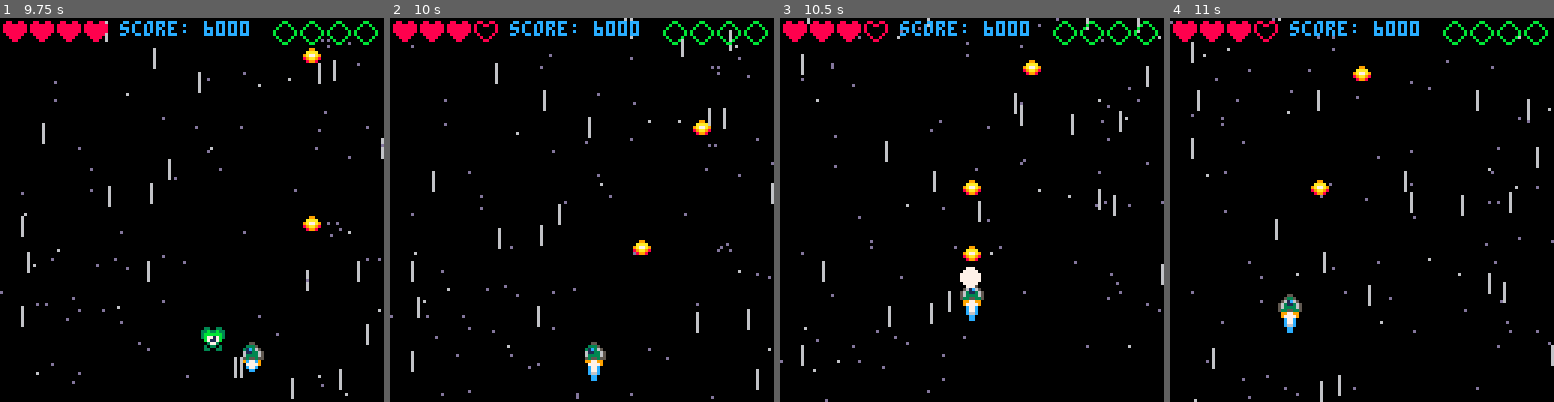
Above: before the commit, frames 1-4 (left to right).
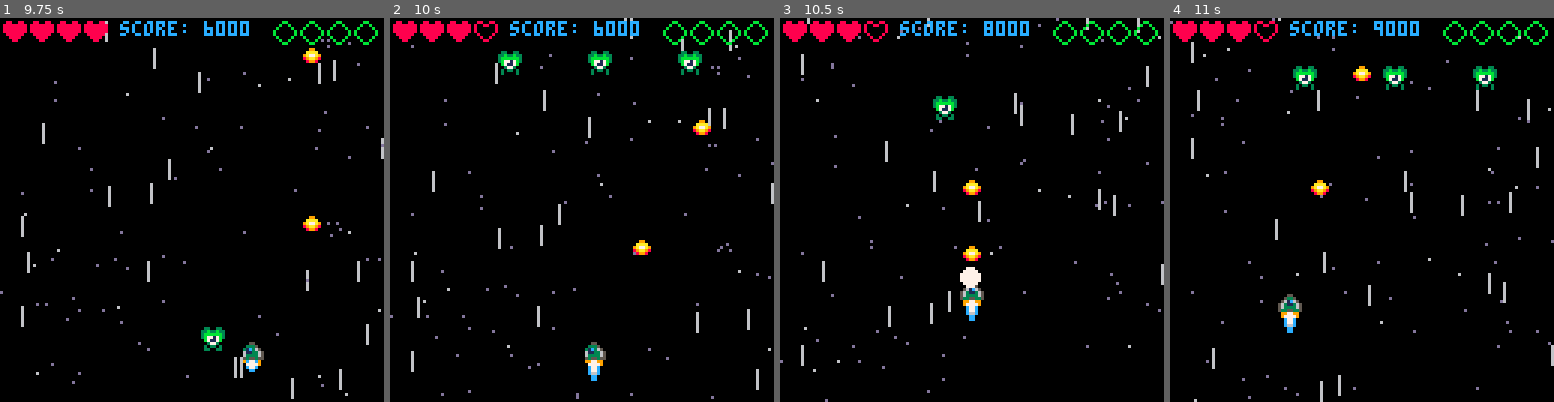
Above: after the commit, the same moments.

Repository: simonanger/pico8_shmup
Game: PICO-8 cartridge shmup.p8
Same seed, same stepped clock (60 frames per second), same inputs: the game is played once before the commit and once after it.
Inputs:
- Up to frame 1 (9.75 s): tap O (Z key) at 0.33, 0.7, 1.43, 2.22, 3.1, 3.98, 4.87, 5.75, 6.63, 7.52, 8.4, 9.28 s; tap X (X key) at 1.07, 2.07, 2.4, 2.73, 3.07, 3.4, 3.73, 4.07, 4.4, 4.73, 5.07, 5.4, 5.73, 6.07, 6.4, 6.73, 7.07, 7.4, 7.73, 8.07, 8.4, 8.73, 9.07, 9.4, 9.73 s; hold Left 1.97-2.37 s; hold Down 2.42-2.82 s; hold Right 2.87-3.53 s; hold Up 3.58-4.08 s; hold Right 4.13-4.53 s; hold Down 4.58-5.08 s; hold Left 5.13-5.8 s; hold Up 5.85-6.18 s; hold Left 6.23-6.63 s; hold Down 6.68-7.08 s; hold Right 7.13-7.8 s; hold Up 7.85-8.35 s; hold Right 8.4-8.8 s; hold Down 8.85-9.35 s; hold Left from 9.4 s (still down)
- Up to frame 2 (10 s): keep holding Left
- Up to frame 3 (10.5 s): release Left at 10.07 s; tap X (X key) at 10.07, 10.4 s; hold Up 10.12-10.45 s; tap O (Z key) at 10.17 s
- Up to frame 4 (11 s): hold Left 10.5-10.9 s; tap X (X key) at 10.73 s; hold Down from 10.95 s (still down)

Frame 1 is identical in both runs. In frame 2, 0.8% of the frame differs, in the area x 28-82%, y 8-15%; in frame 3, 0.4%; in frame 4, 0.8%, in the area x 32-86%, y 0-19%.

Commit message:
fixed collision bug that stopped enemies respawning

Diff:
--- a/shmup.p8
+++ b/shmup.p8
@@ -307,6 +307,9 @@
    lives-=1
    sfx(4)
    del(enemies,myen)
+   if #enemies==0 then
+		   enemfunc()
+		 end
   end
 
   if lives==0 then
